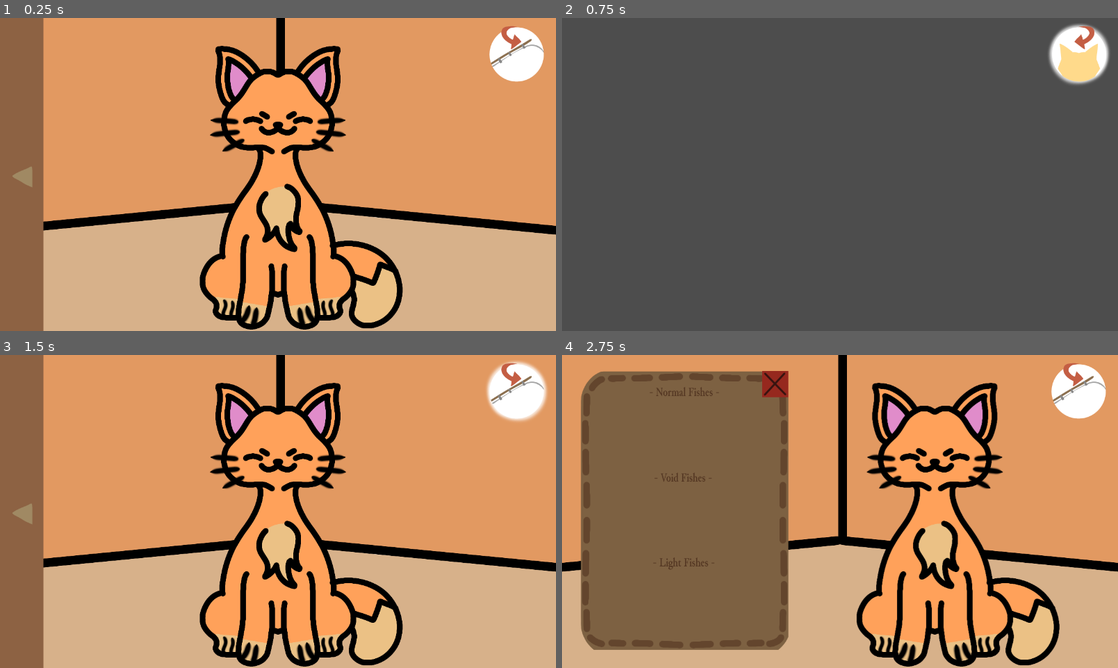
Above: before the commit, frames 1-4 (two rows, left to right).
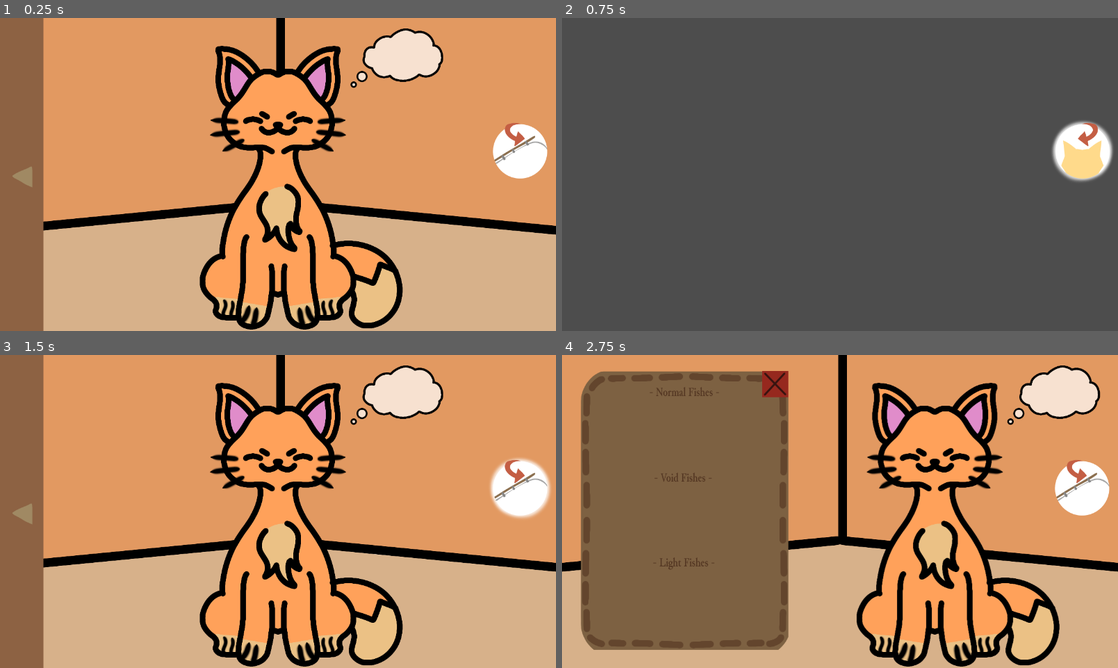
Above: after the commit, the same moments.

Repository: jhazmineaudrey/Reelin-Rifts
Game: Godot game, scene res://Scenes/MainMenu.tscn
Two runs of this game, one before a commit and one after it. Both use one fixed random seed, a clock stepped at 60 frames per second and the inputs below.
Inputs (mouse positions are in pixels of both pictures, inside the frame that each line leads up to; where the layout moved, square brackets give the same spot in the first picture):
- Up to frame 1 (0.25 s): no input
- Up to frame 2 (0.75 s): click (1084, 152) [1079, 55] at 0.5 s
- Up to frame 3 (1.5 s): click (522, 489) [517, 392] at 1.25 s
- Up to frame 4 (2.75 s): click (584, 511) at 2 s

The runs differ from the first frame. In frame 1, 4.7% of the frame differs, in the area x 63-99%, y 2-52%; in frame 2, 3.4%; in frame 3, 5.3%, in the area x 63-100%, y 2-53%; in frame 4, 3.6%.

Commit message:
feat: add thought assets to cat scene

Diff:
--- a/Scenes/FishingScene.tscn
+++ b/Scenes/FishingScene.tscn
@@ -8,10 +8,10 @@
 script = ExtResource("1_yqmf6")
 
 [node name="ChangeSceneIcon" type="TextureButton" parent="." unique_id=1486157117]
-offset_left = 1115.0
-offset_top = 11.0
-offset_right = 1265.0
-offset_bottom = 161.0
+offset_left = 1123.0
+offset_top = 234.0
+offset_right = 1273.0
+offset_bottom = 384.0
 texture_normal = ExtResource("1_3sevs")
 texture_pressed = ExtResource("1_3sevs")
 texture_hover = ExtResource("2_yqmf6")
--- a/Scenes/MainMenu.tscn
+++ b/Scenes/MainMenu.tscn
@@ -13,11 +13,18 @@
 [ext_resource type="Texture2D" uid="uid://cws53q25pckwv" path="res://Assets/CatVoid.png" id="9_riqfo"]
 [ext_resource type="Texture2D" uid="uid://dbg13hqyyvrbt" path="res://Assets/BackpackBG.png" id="10_2x1g0"]
 [ext_resource type="Texture2D" uid="uid://urcdp8ansr84" path="res://Assets/axolotlvoidpic.png" id="11_riqfo"]
+[ext_resource type="Texture2D" uid="uid://c81kkpn85cp71" path="res://Assets/Thoughty.png" id="12_ke15f"]
 [ext_resource type="Texture2D" uid="uid://u646il4uu4y5" path="res://Assets/voidsquidpic.png" id="12_yxkem"]
 [ext_resource type="Texture2D" uid="uid://jbrtxcphymvr" path="res://Assets/fihpic.png" id="13_7v4os"]
+[ext_resource type="Texture2D" uid="uid://cdwso5ajggcc1" path="res://Assets/axolotl.png" id="13_311ux"]
 [ext_resource type="Texture2D" uid="uid://e7uqoq767130" path="res://Assets/salmonpic.png" id="14_pjscj"]
+[ext_resource type="Texture2D" uid="uid://d0osdk7xilebr" path="res://Assets/voidsquid.png" id="14_pnils"]
 [ext_resource type="Texture2D" uid="uid://dhgkikn1c2oh3" path="res://Assets/whalepic.png" id="15_m7n2d"]
+[ext_resource type="Texture2D" uid="uid://cu30le4bu2sb7" path="res://Assets/fih.png" id="15_ow4wq"]
 [ext_resource type="Texture2D" uid="uid://crxh6n5qcq5hm" path="res://Assets/pearlpic.png" id="16_65hh5"]
+[ext_resource type="Texture2D" uid="uid://b6w4cbidvp3x3" path="res://Assets/salmon.png" id="16_o66vf"]
+[ext_resource type="Texture2D" uid="uid://4jfbnq5adym" path="res://Assets/whale.png" id="17_fipmv"]
+[ext_resource type="Texture2D" uid="uid://dbwyeyaeug8le" path="res://Assets/pearl.png" id="18_ydmd8"]
 [ext_resource type="Texture2D" uid="uid://ddr048umkoste" path="res://Assets/Close.png" id="19_65hh5"]
 [ext_resource type="Texture2D" uid="uid://b3m5l4qd5syg5" path="res://Assets/Backpack.png" id="19_pjscj"]
 [ext_resource type="Texture2D" uid="uid://bcbjh504ju4u6" path="res://Assets/CloseHover.png" id="20_6byu3"]
@@ -83,6 +90,55 @@
 [node name="Void" type="Sprite2D" parent="Cats" unique_id=1321818416]
 visible = false
 texture = ExtResource("9_riqfo")
+centered = false
+
+[node name="Thought" type="Sprite2D" parent="Cats" unique_id=1706067659]
+position = Vector2(913.725, 91.99999)
+scale = Vector2(0.65178573, 0.65178573)
+texture = ExtResource("12_ke15f")
+
+[node name="FishThought" type="Node2D" parent="Cats" unique_id=1977763814]
+
+[node name="AxolotlPic2" type="Sprite2D" parent="Cats/FishThought" unique_id=1317041211]
+visible = false
+z_index = 6
+position = Vector2(855.725, 18)
+texture = ExtResource("13_311ux")
+centered = false
+
+[node name="VoidSquidPic2" type="Sprite2D" parent="Cats/FishThought" unique_id=1751745071]
+visible = false
+z_index = 6
+position = Vector2(857.725, 22)
+texture = ExtResource("14_pnils")
+centered = false
+
+[node name="FihPic2" type="Sprite2D" parent="Cats/FishThought" unique_id=1651621704]
+visible = false
+z_index = 6
+position = Vector2(852.725, 19)
+texture = ExtResource("15_ow4wq")
+centered = false
+
+[node name="SalmonPic2" type="Sprite2D" parent="Cats/FishThought" unique_id=640127463]
+visible = false
+z_index = 6
+position = Vector2(852.725, 22)
+texture = ExtResource("16_o66vf")
+centered = false
+
+[node name="WhalePic2" type="Sprite2D" parent="Cats/FishThought" unique_id=1954130149]
+visible = false
+z_index = 6
+position = Vector2(854.725, 20)
+texture = ExtResource("17_fipmv")
+centered = false
+
+[node name="PearlPic2" type="Sprite2D" parent="Cats/FishThought" unique_id=1929997084]
+visible = false
+z_index = 6
+position = Vector2(858.725, 21)
+texture = ExtResource("18_ydmd8")
 centered = false
 
 [node name="BackpackItems" type="Node2D" parent="." unique_id=789525542]
@@ -142,10 +198,10 @@
 
 [node name="ChangeSceneIcon" type="TextureButton" parent="." unique_id=1745503389]
 layout_mode = 0
-offset_left = 1115.0
-offset_top = 11.0
-offset_right = 1265.0
-offset_bottom = 161.0
+offset_left = 1123.0
+offset_top = 234.0
+offset_right = 1273.0
+offset_bottom = 384.0
 texture_normal = ExtResource("23_leunp")
 texture_pressed = ExtResource("23_leunp")
 texture_hover = ExtResource("24_h1v62")
